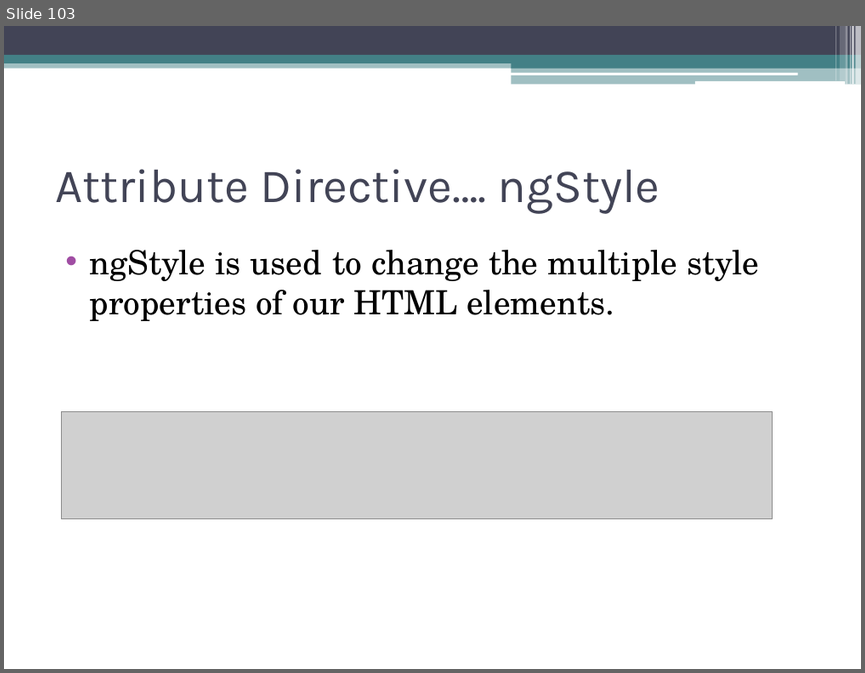
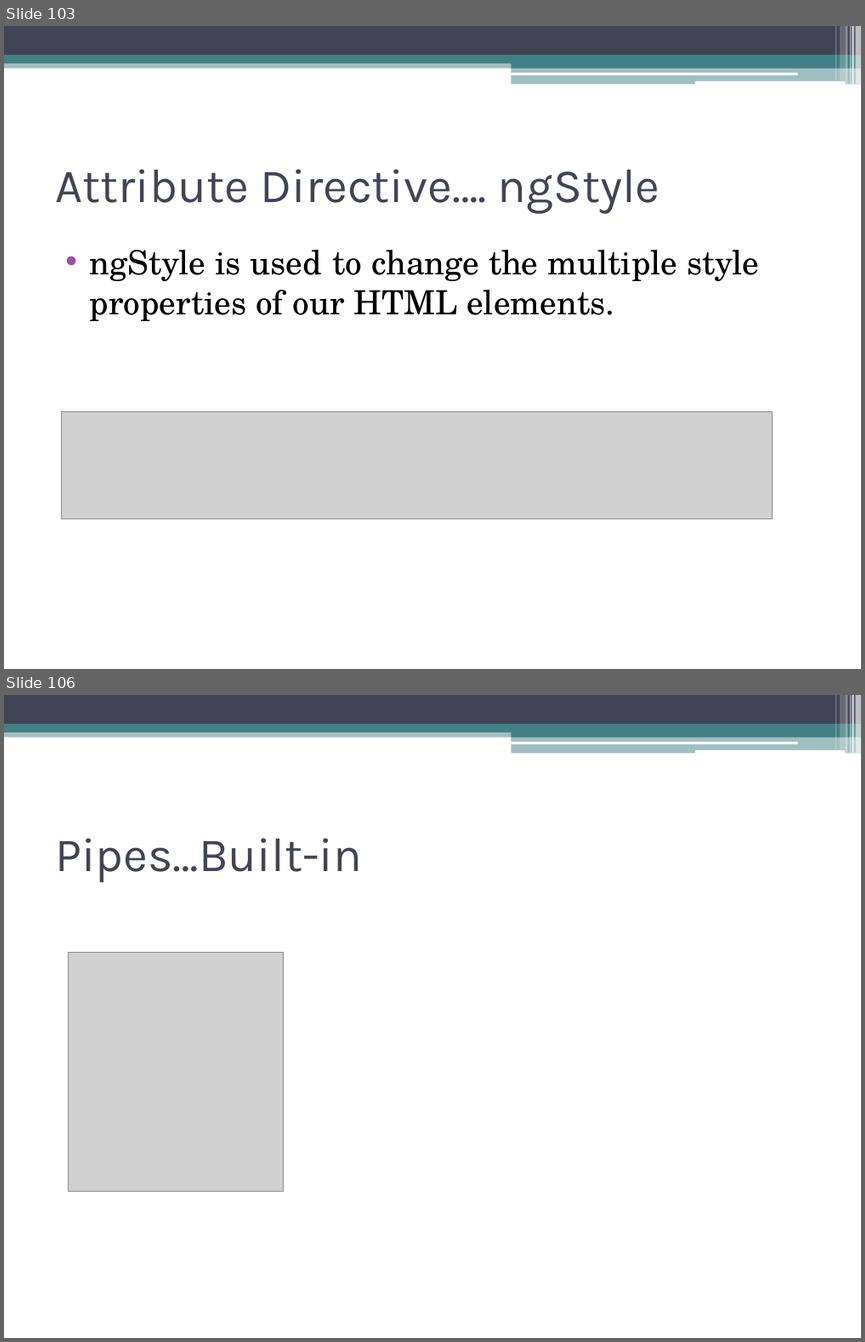
Before and after one commit to akjkhatri/mean_stack, a slide deck: MEAN Stack Workshop.pptx. Shown one above the other, each under a label of ours: slide 103 before the commit, slides 103 and 106 after it; the slides between them are not shown. The pictures are 865x673 and 865x1342 pixels, drawn with LibreOffice and Linux fonts; fonts in the diff are those of the drawing; grey boxes stand for pictures. Boxes give left, top, right and bottom in pixels: in the first picture for what was removed or moved away, otherwise in the second. Text is boxed around its words. In the diff, an @@ line names an element or a change of style, - is before the commit and + after.

```diff
--- a/MEAN Stack Workshop.pptx
+++ b/MEAN Stack Workshop.pptx
@@ slide 106 added at (x1=4, y1=695, x2=861, y2=1338), background #FFFFFF; not listed: 13 template elements that a slide beside it also shows @@
@@ title added at (x1=55, y1=838, x2=362, y2=882), 40 pt, text #424456 @@
+Pipes…Built-in
@@ picture added at (x1=69, y1=952, x2=284, y2=1191) @@
```
Also in this commit, not shown: 8 other slides added.
